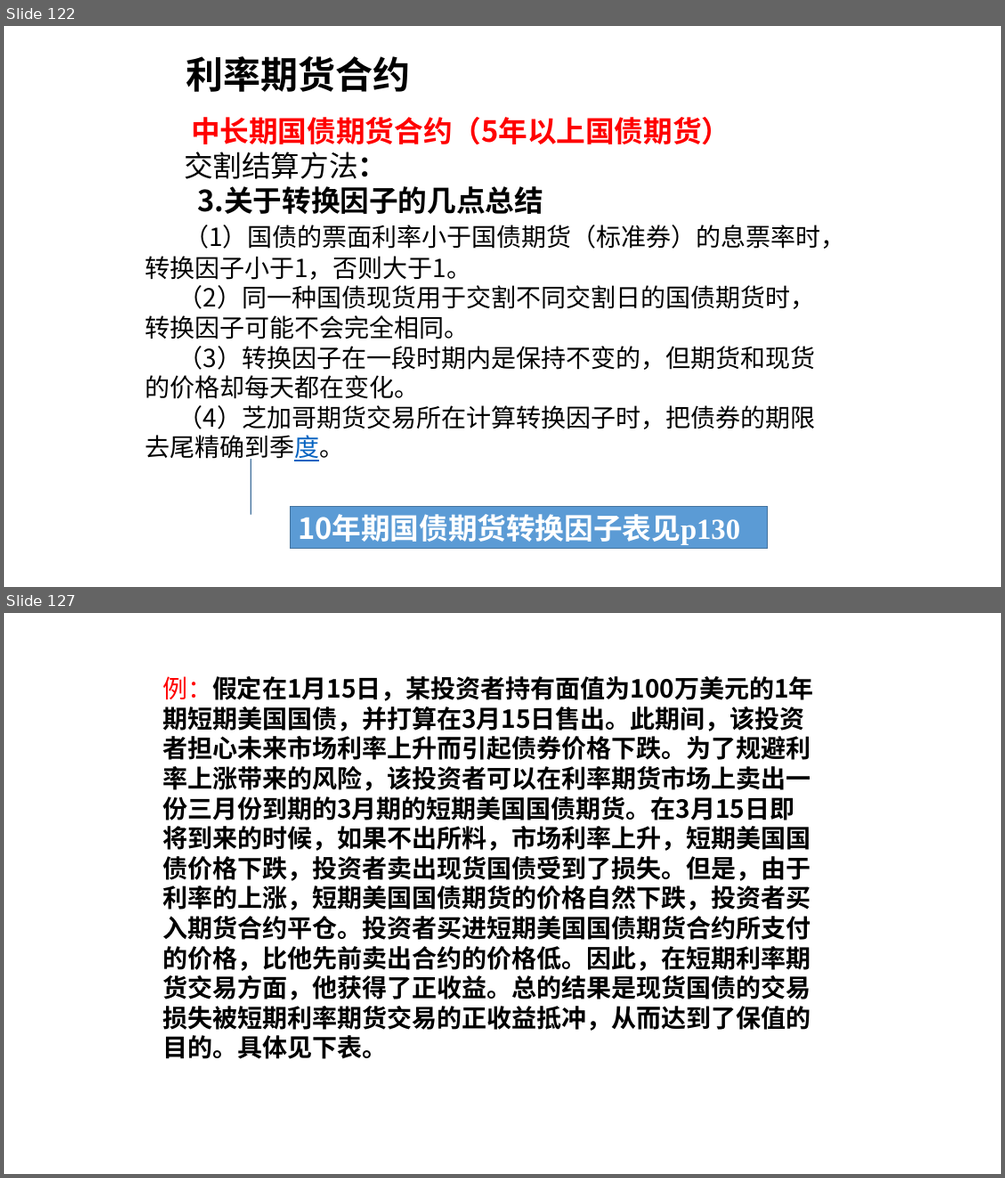
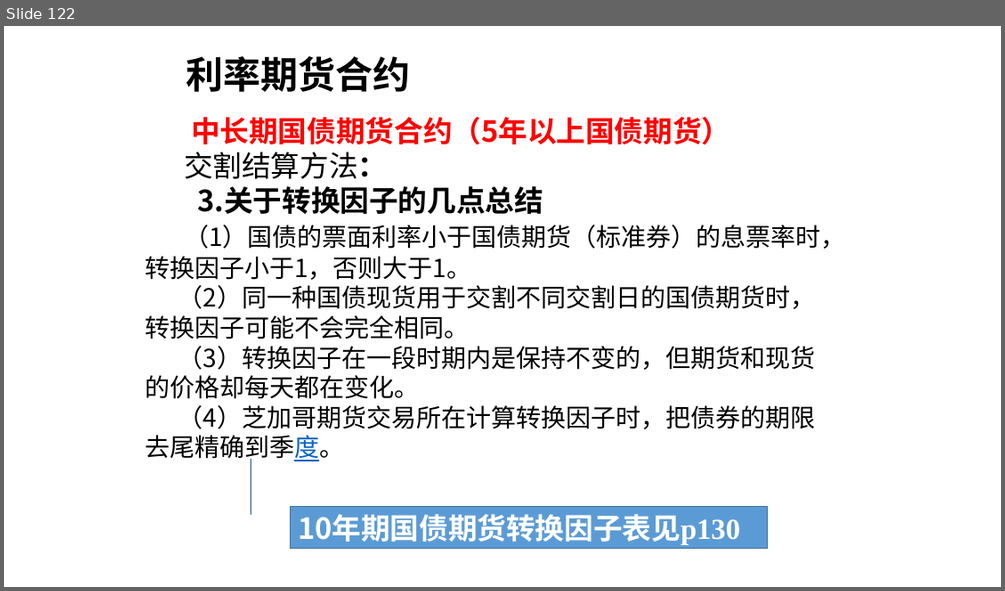
Before and after one commit to yunfengxs/my-Papers, a slide deck: 金工/金工五六144.pptx. Shown one above the other, each under a label of ours: slides 122 and 127 before the commit, slide 122 after it; the slides between them are not shown. The pictures are 1005x1178 and 1005x591 pixels, drawn with LibreOffice and Linux fonts; fonts in the diff are those of the drawing. Boxes give left, top, right and bottom in pixels: in the first picture for what was removed or moved away, otherwise in the second. Text is boxed around its words. In the diff, an @@ line names an element or a change of style, - is before the commit and + after.

```diff
--- a/金工/金工五六144.pptx
+++ b/金工/金工五六144.pptx
@@ slide 127 removed at (x1=4, y1=613, x2=1001, y2=1174), background #FFFFFF @@
@@ text removed at (x1=162, y1=676, x2=814, y2=1059) @@
-例：假定在1月15日，某投资者持有面值为100万美元的1年期短期美国国债，并打算在3月15日售出。此期间，该投资者担心未来市场利率上升而引起债券价格下跌。为了规避利率上涨带来的风险，该投资者可以在利率期货市场上卖出一份三月份到期的3月期的短期美国国债期货。在3月15日即将到来的时候，如果不出所料，市场利率上升，短期美国国债价格下跌，投资者卖出现货国债受到了损失。但是，由于利率的上涨，短期美国国债期货的价格自然下跌，投资者买入期货合约平仓。投资者买进短期美国国债期货合约所支付的价格，比他先前卖出合约的价格低。因此，在短期利率期货交易方面，他获得了正收益。总的结果是现货国债的交易损失被短期利率期货交易的正收益抵冲，从而达到了保值的目的。具体见下表。
```
Also in this commit, not shown: 7 slides changed, 20 other slides removed, 15 other files.
